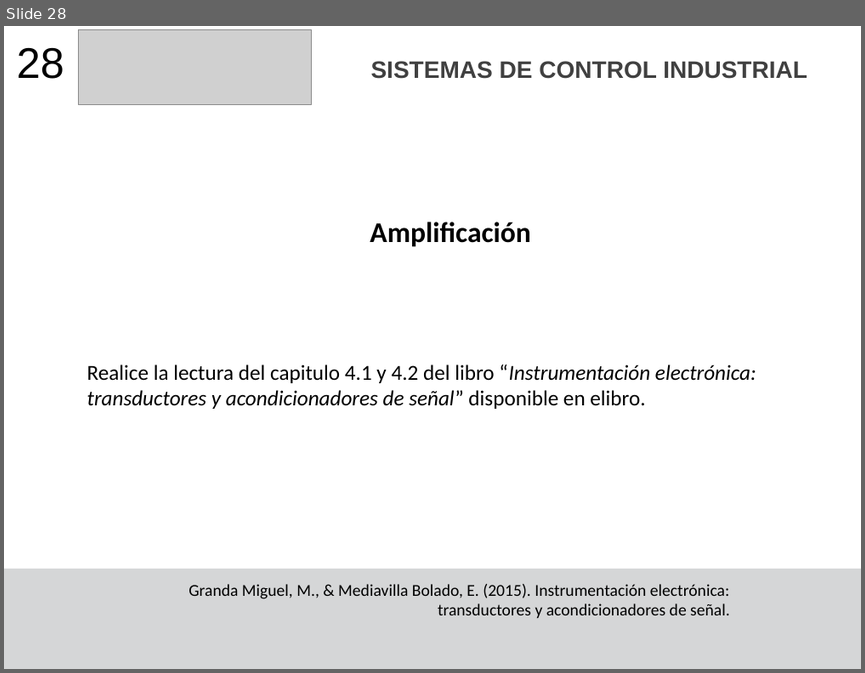
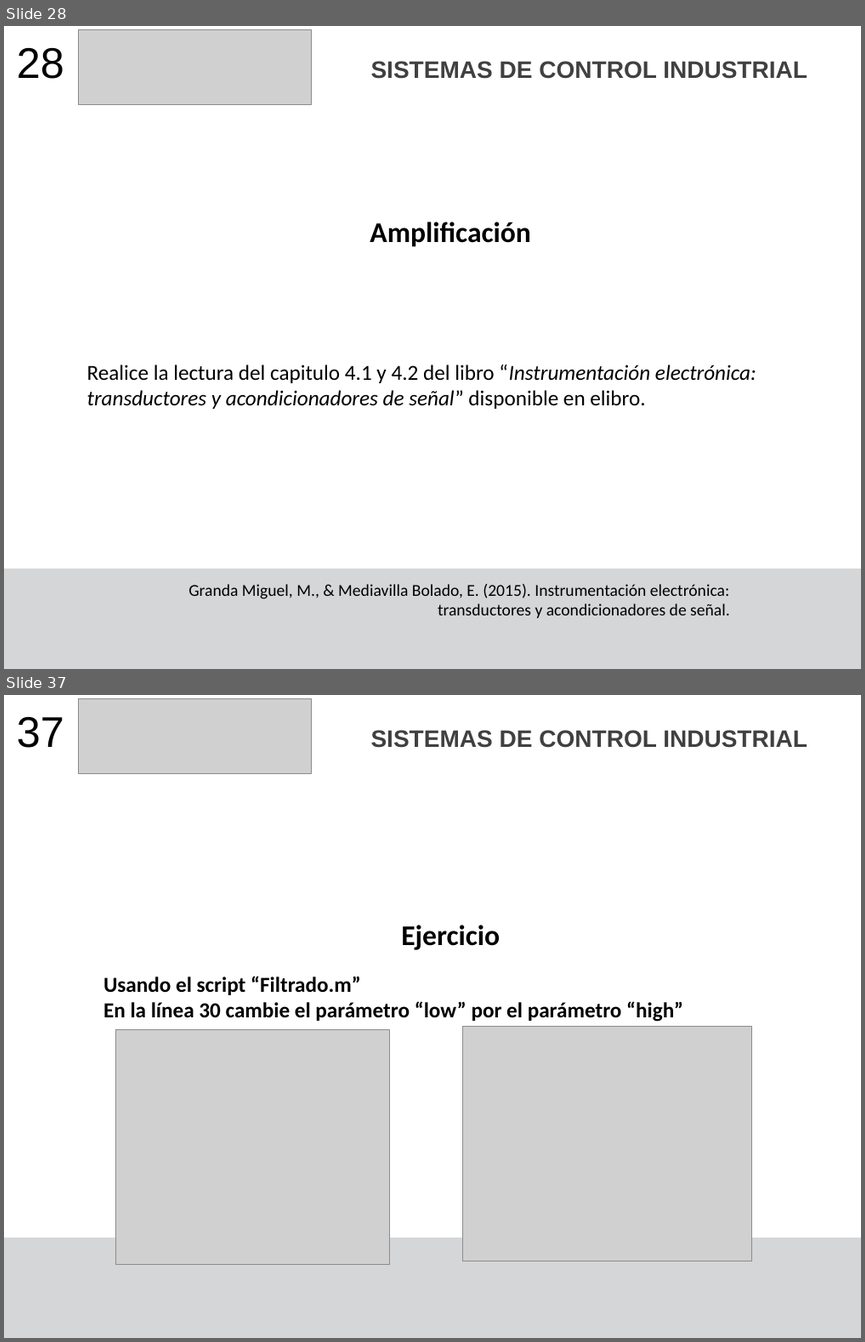
Before and after one commit to F4bian1012/Sistemas_De_Contro_Industrial, a slide deck: Lesson_5-6/Acondicionamiento_Señales.pptx. Shown one above the other, each under a label of ours: slide 28 before the commit, slides 28 and 37 after it; the slides between them are not shown. The pictures are 865x673 and 865x1342 pixels, drawn with LibreOffice and Linux fonts; fonts in the diff are those of the drawing; grey boxes stand for pictures. Boxes give left, top, right and bottom in pixels: in the first picture for what was removed or moved away, otherwise in the second. Text is boxed around its words. In the diff, an @@ line names an element or a change of style, - is before the commit and + after.

```diff
--- a/Lesson_5-6/Acondicionamiento_Señales.pptx
+++ b/Lesson_5-6/Acondicionamiento_Señales.pptx
@@ slide 37 added at box(4, 695, 861, 1338), background #FFFFFF; not listed: 1 template element that a slide beside it also shows @@
@@ text added at box(17, 716, 64, 748), 36 pt, text #000000 @@
+37
@@ picture added at box(79, 699, 312, 774) @@
@@ text added at box(371, 730, 807, 748), 20 pt, text #404040, bold @@
+SISTEMAS DE CONTROL INDUSTRIAL
@@ title added at box(401, 925, 500, 950), 24 pt, text #000000, bold @@
+Ejercicio
@@ text added at box(103, 975, 683, 1021), 18 pt, text #000000, bold @@
+Usando el script “Filtrado.m”
+En la línea 30 cambie el parámetro “low” por el parámetro “high”
@@ picture added at box(463, 1026, 751, 1260) @@
@@ picture added at box(115, 1029, 389, 1264) @@
```
Also in this commit, not shown: 2 slides changed, 20 other slides added, 4 other files.
